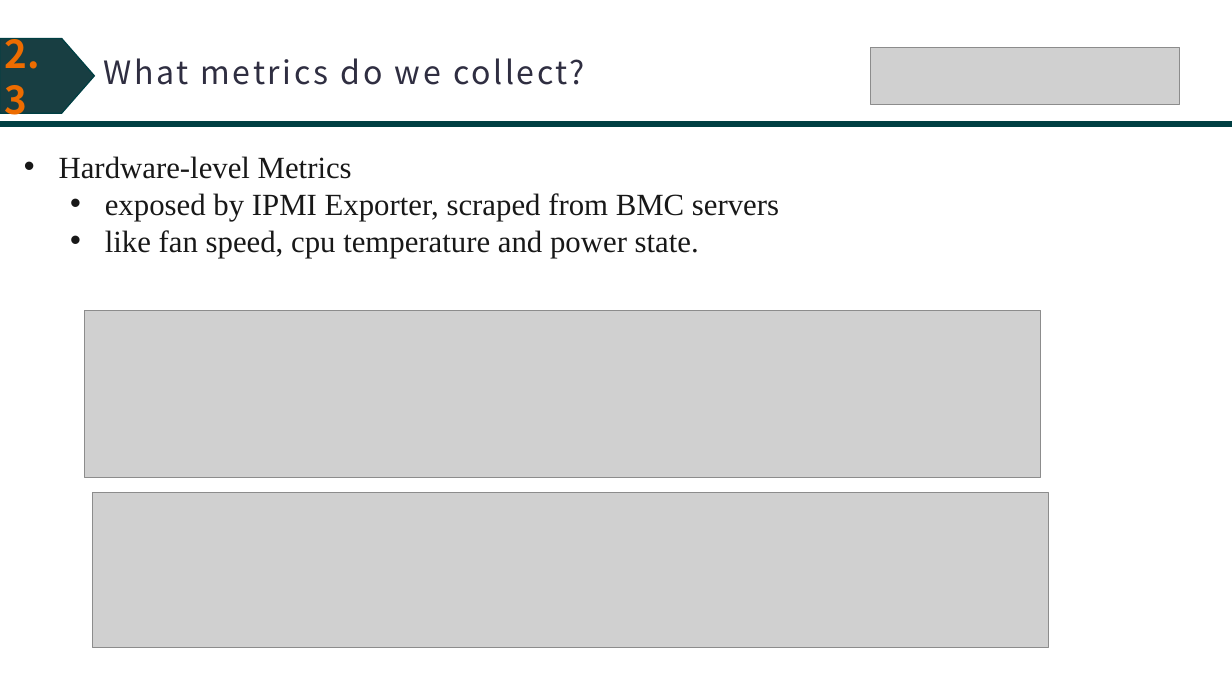
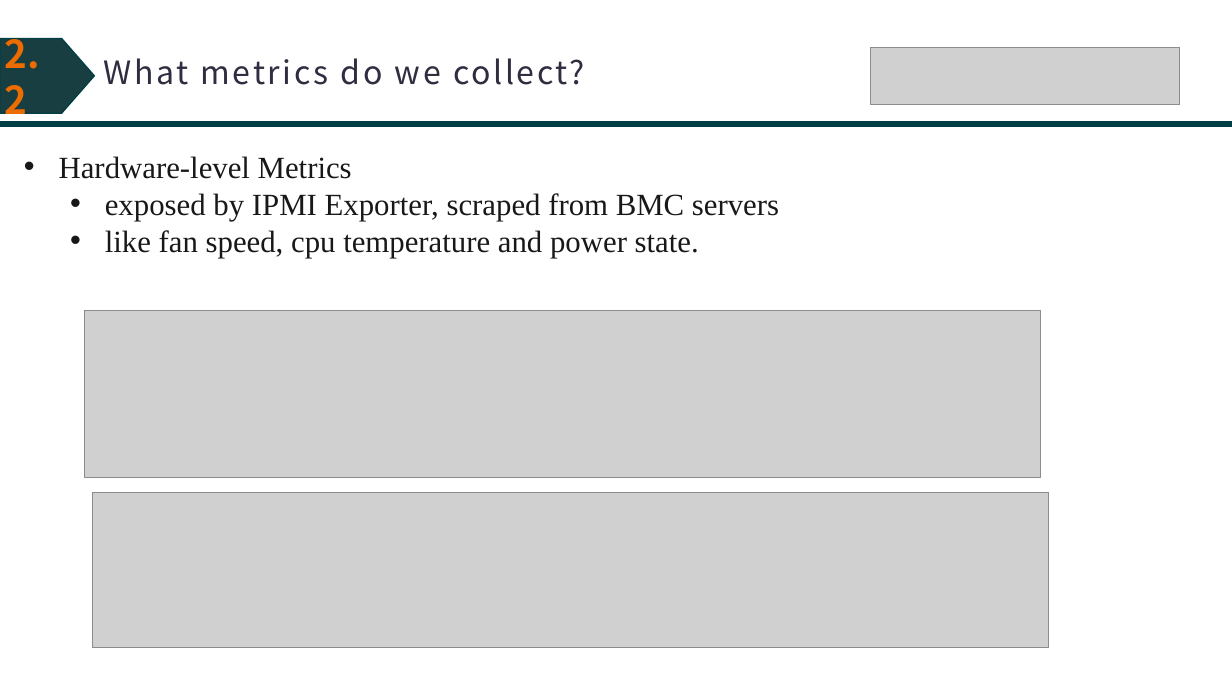
Before and after one commit to similar2/HPCAlertSystem, a slide deck: slide 9 of docs/HPC Monitor System Development.pptx (slide 11 before the commit). Drawn at 1232x693 pixels with LibreOffice and Linux fonts; fonts in the diff are those of the drawing; grey boxes stand for pictures. Boxes give left, top, right and bottom in pixels: in the first picture for what was removed or moved away, otherwise in the second. Text is boxed around its words. In the diff, an @@ line names an element or a change of style, - is before the commit and + after.

```diff
--- a/docs/HPC Monitor System Development.pptx
+++ b/docs/HPC Monitor System Development.pptx
@@ text in right arrow at [4, 28, 39, 121]: text changed @@
-2.3
+2.2
```
Also in this commit, not shown: 14 other slides changed, 2 slides added, 19 slides removed.
